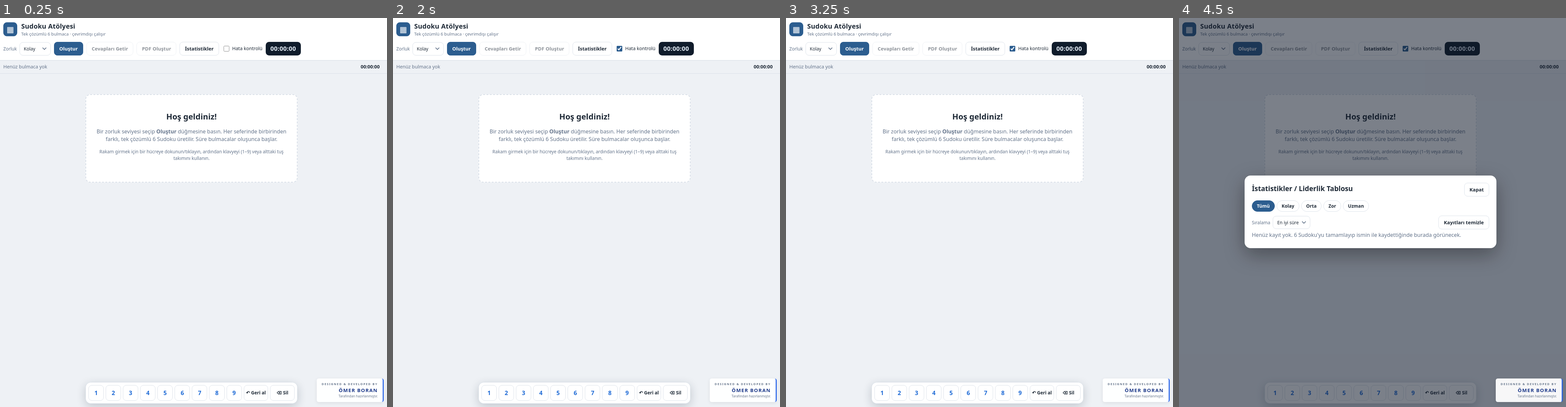
Above: before the commit, frames 1-4 (left to right).
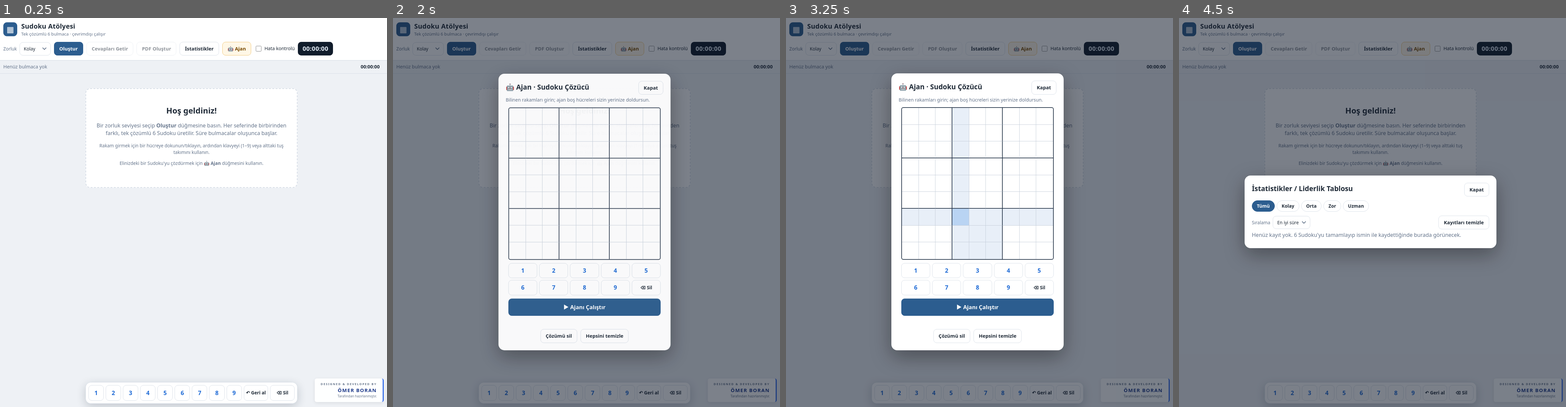
Above: after the commit, the same moments.

Repository: boranofficialtr/sudoku
Game: browser game, page index.html
The game is run twice, just before and just after one commit, with the same random seed, the same clock (stepped at 60 frames per second) and the same inputs.
Inputs (mouse positions are in pixels of both pictures, inside the frame that each line leads up to):
- Up to frame 1 (0.25 s): no input
- Up to frame 2 (2 s): tap Ctrl at 1.1, 1.6 s; click "4" at 1.27 s; click (629, 49) at 1.87 s, where only the run after the commit has a clickable "🤖 Ajan"
- Up to frame 3 (3.25 s): click (994, 251) at 2.02 s; tap Ctrl at 2.1, 2.6, 3.1 s; click (925, 115) at 2.47 s; tap 0 at 2.52 s; click (960, 216) at 3.07 s
- Up to frame 4 (4.5 s): click (1368, 305) at 3.27 s, where only the run after the commit has a clickable "▶ Ajanı Çalıştır"; tap Escape at 3.52 s; tap Ctrl at 3.6, 4.1 s; click "1" at 3.67 s; click "İstatistikler" at 4.27 s

The runs differ from the first frame. In frame 1, 2.6% of the frame differs, in the area x 22-98%, y 6-99%; in frame 2, 72%, in the area x 0-100%, y 0-100%; in frame 3, 72%; in frame 4, 2.8%.

Commit message:
Update index.html

Diff:
--- a/index.html
+++ b/index.html
@@ -12,29 +12,14 @@
  MİMARİ
  ------
  1) MOTOR (ENGINE START/END arası, DOM'a bağımlı değil)
-    - RNG            : crypto.getRandomValues tabanlı, yanlılıksız rastgele sayı üreteci
-    - solveGrid      : bit maskeli, MRV sezgisel backtracking çözücü (rastgele sıralı olabilir)
-    - countSolutions : çözüm sayısını (limit=2) sayan backtracking → TEK ÇÖZÜM kontrolü
-    - humanGrade     : insan tekniği çözücü. Teknik seviyeleri:
-                         1 = Çıplak/Gizli tek (naked/hidden single)
-                         2 = Kilitli adaylar (pointing/claiming), çıplak/gizli ikili
-                         3 = Çıplak/Gizli üçlü ve dörtlü, X-Wing, Swordfish, XY-Wing
-                         4 = Yukarıdakilerle çözülemiyor (deneme-yanılma gerekir)
-    - carve          : tam çözümden hücre silerek bulmaca üretir (Kolay, Uzman). Her silme
-                       sonrası bulmacanın TEK çözümlü ve hedef teknik seviyesinde kalması
-                       denetlenir. Rastgele silme YOK.
-    - carveByAdding  : Orta/Zor için: çözülemez minimal bulmacaya, ilk çözülebilir olana kadar
-                       ipucu eklenir (bulmaca hedef tekniğin tam sınırında kalır).
-    - transform      : satır/sütun/bant permütasyonu, transpoz, rakam yeniden adlandırma
-                       (çözüm sayısını ve tekniksel zorluğu değiştirmeyen dönüşümler)
-    - verifyPuzzle   : üretilen her bulmaca için nihai doğrulama (tek çözüm + tutarlılık)
-    - cyrb53 hash    : her bulmaca için benzersiz kimlik; localStorage'daki geçmişle
-                       karşılaştırılarak tekrar engellenir
- 2) OYUN DURUMU  : G nesnesi, localStorage'a otomatik kaydedilir (yenilemede devam)
+    - RNG, solveGrid, countSolutions, humanGrade, carve, carveByAdding,
+      transform, verifyPuzzle, cyrb53 (bkz. kod içi açıklamalar)
+ 2) OYUN DURUMU  : G nesnesi, localStorage'a otomatik kaydedilir
  3) ARAYÜZ       : 6 tahta, klavye + ekran tuş takımı, vurgulamalar, geri al
- 4) ZAMANLAYICI  : performance.now() tabanlı (monoton), sekme gizlenince durur
- 5) PDF          : Harici kütüphane YOK. Vektörel A4 PDF doğrudan üretilir (2x3 düzen)
- 6) KAYITLAR     : tamamlama ekranı, isim kaydı, liderlik tablosu (localStorage)
+ 4) ZAMANLAYICI  : performance.now() tabanlı, sekme gizlenince durur
+ 5) PDF          : Harici kütüphane YOK, vektörel A4 PDF (2x3 düzen)
+ 6) KAYITLAR     : tamamlama ekranı, isim kaydı, liderlik tablosu
+ 7) AJAN         : Elle girilen sudokuyu çözen bulmaca çözücü (solveGrid kullanır)
 =====================================================================
 -->
 <style>
@@ -90,6 +75,8 @@
 .btn.primary:hover:not(:disabled){background:var(--primary-d);border-color:var(--primary-d)}
 .btn.danger{background:#c0392b;border-color:#c0392b;color:#fff}
 .btn.danger:hover:not(:disabled){background:#a93226;border-color:#a93226}
+.btn.agent{background:#fff7e6;border-color:#f0c36d;color:#7a4b00}
+.btn.agent:hover:not(:disabled){background:#ffefc9;border-color:#e3b04a}
 .check{display:flex;align-items:center;gap:6px;font-size:.88rem;color:var(--ink);cursor:pointer;user-select:none}
 .check input{width:17px;height:17px;accent-color:var(--primary)}
 .timer{
@@ -147,6 +134,15 @@
 .cell.err{background:var(--err-bg);color:var(--err)}
 .cell.sel{background:var(--sel)}
 .cell:hover:not(.sel){filter:brightness(.97)}
+
+/* Geniş ekran: 3 + 3 düzen, iki satır ekrana sığacak şekilde boyutlanır */
+@media(min-width:900px){
+  main{padding-top:14px;padding-bottom:14px}
+  .boards{grid-template-columns:repeat(3,minmax(0,1fr));gap:14px 18px;justify-items:center}
+  .board-card{max-width:clamp(250px,calc((100vh - 330px) / 2),480px);padding:9px 11px 11px}
+  .board-head{margin-bottom:6px}
+  .board-head h2{font-size:.95rem}
+}
 
 .empty{
   text-align:center;background:#fff;border:2px dashed var(--line);border-radius:var(--radius);
@@ -221,6 +217,18 @@
 }
 .toast.show{transform:translate(-50%,0)}
 
+/* ---------- Ajan (bulmaca çözücü) ---------- */
+.modal.agent{width:min(100%,520px)}
+.agent-board{max-width:min(100%,56vh,460px);margin:12px auto 0}
+.apad{display:grid;grid-template-columns:repeat(5,1fr);gap:6px;max-width:min(100%,460px);margin:10px auto 0}
+.apad .nbtn{padding:9px 0}
+.apad .nbtn.del{color:var(--ink);font-size:.86rem}
+.agmsg{min-height:1.4em;margin:10px auto 0;max-width:460px;text-align:center;font-size:.9rem;font-weight:600;color:var(--muted)}
+.agmsg.ok{color:var(--ok)}
+.agmsg.err{color:var(--err)}
+.agrun{display:block;width:100%;max-width:460px;margin:10px auto 0;padding:13px 10px;font-size:1.05rem}
+.agsub{display:flex;gap:10px;justify-content:center;flex-wrap:wrap;margin-top:10px}
+
 @media(max-width:640px){
   .controls{width:100%;display:grid;grid-template-columns:1fr 1fr;gap:8px}
   .controls .field{grid-column:1/-1}
@@ -255,6 +263,7 @@
     <button class="btn" id="btnReveal" type="button">Cevapları Getir</button>
     <button class="btn" id="btnPdf" type="button">PDF Oluştur</button>
     <button class="btn" id="btnStats" type="button">İstatistikler</button>
+    <button class="btn agent" id="btnAgent" type="button">🤖 Ajan</button>
     <label class="check"><input type="checkbox" id="chkErrors"> Hata kontrolü</label>
     <div class="timer js-timer" id="timer" title="Geçen süre">00:00:00</div>
   </div>
@@ -272,6 +281,7 @@
     <p>Bir zorluk seviyesi seçip <b>Oluştur</b> düğmesine basın. Her seferinde birbirinden farklı,
     tek çözümlü 6 Sudoku üretilir. Süre bulmacalar oluşunca başlar.</p>
     <p class="muted" style="font-size:.85rem">Rakam girmek için bir hücreye dokunun/tıklayın, ardından klavyeyi (1–9) veya alttaki tuş takımını kullanın.</p>
+    <p class="muted" style="font-size:.85rem">Elinizdeki bir Sudoku'yu çözdürmek için <b>🤖 Ajan</b> düğmesini kullanın.</p>
   </div>
   <noscript><p>Bu uygulama JavaScript gerektirir.</p></noscript>
 </main>
@@ -338,6 +348,25 @@
       <button class="btn" id="stClear" type="button">Kayıtları temizle</button>
     </div>
     <div id="stBody"></div>
+  </div>
+</div>
+
+<!-- Ajan: bulmaca çözücü -->
+<div class="overlay" id="ovAgent" hidden>
+  <div class="modal agent" role="dialog" aria-modal="true" aria-labelledby="agTitle">
+    <div class="toolrow">
+      <h2 id="agTitle">🤖 Ajan · Sudoku Çözücü</h2>
+      <button class="btn" id="agClose" type="button">Kapat</button>
+    </div>
+    <p style="font-size:.88rem">Bilinen rakamları girin; ajan boş hücreleri sizin yerinize doldursun.</p>
+    <div class="board agent-board" id="agBoard" role="grid" aria-label="Ajan Sudoku tahtası"></div>
+    <div class="apad" id="agPad" aria-label="Rakam tuş takımı"></div>
+    <button class="btn primary agrun" id="agRun" type="button">▶ Ajanı Çalıştır</button>
+    <div class="agmsg" id="agMsg" aria-live="polite"></div>
+    <div class="agsub">
+      <button class="btn" id="agUnsolve" type="button">Çözümü sil</button>
+      <button class="btn" id="agClear" type="button">Hepsini temizle</button>
+    </div>
   </div>
 </div>
 
@@ -734,10 +763,7 @@
   }
 }
 
-/* ---- Zorluk seviyesi ayarları ----
-   maxLevel : silme sırasında izin verilen en zor teknik
-   minGrade : bulmacanın gerektirmesi gereken en az teknik seviyesi
-   clues    : hedef ipucu (dolu hücre) aralığı                                  */
+/* ---- Zorluk seviyesi ayarları ---- */
 const LEVELS = {
   kolay: { name: 'Kolay', maxLevel: 1, minGrade: 1, clues: [36, 41], expert: false, method: 'remove' },
   orta:  { name: 'Orta',  maxLevel: 2, minGrade: 2, clues: [22, 25], expert: false, method: 'add' },
@@ -756,8 +782,7 @@
   }
 }
 
-/* ---- Tam çözümden kontrollü hücre silme ----
-   Her silme: bulmaca (a) hâlâ TEK çözümlü ve (b) izin verilen tekniklerle çözülebilir olmalı. */
+/* ---- Tam çözümden kontrollü hücre silme ---- */
 async function carve(solution, cfg) {
   const grid = Array.from(solution);
   const order = RNG.shuffle(Array.from({ length: 81 }, (_, i) => i));
@@ -782,11 +807,7 @@
   return { grid, clues, grade };
 }
 
-/* ---- Orta / Zor için: "ipucu ekleyerek" üretim ----
-   1) Tek çözümlü, minimal bir bulmaca üretilir (genelde ileri teknik gerektirir).
-   2) İzin verilen tekniklerle (maxLevel) çözülemiyorsa, rastgele sırayla ÇÖZÜMDEN
-      ipucu geri eklenir; bulmaca ilk kez çözülebilir olduğu anda durulur.
-   Böylece bulmaca, hedef seviyedeki tekniğe "tam sınırda" kalır. Ekleme tek çözümlülüğü bozmaz. */
+/* ---- Orta / Zor için: "ipucu ekleyerek" üretim ---- */
 async function carveByAdding(solution, cfg) {
   const base = await carve(solution, { clues: cfg.clues, expert: true, minGrade: 0, maxLevel: 3 });
   const grid = base.grid;
@@ -922,7 +943,8 @@
 function currentElapsed() { return timerRunning ? elapsedBase + (performance.now() - tickBase) : elapsedBase; }
 function startTimer() { if (timerRunning) return; tickBase = performance.now(); timerRunning = true; }
 function stopTimer() { if (!timerRunning) return; elapsedBase += performance.now() - tickBase; timerRunning = false; }
-function timerShouldRun() { return !!G && !G.completed && !G.revealed && !generating && !document.hidden; }
+function agentOpen() { const o = document.getElementById('ovAgent'); return !!o && !o.hidden; }
+function timerShouldRun() { return !!G && !G.completed && !G.revealed && !generating && !document.hidden && !agentOpen(); }
 function resumeTimerIfNeeded() { if (timerShouldRun()) startTimer(); }
 function fmtTime(ms) {
   const s = Math.max(0, Math.floor(ms / 1000));
@@ -1091,6 +1113,7 @@
   $('#btnReveal').disabled = busy || !G || G.completed;
   $('#btnReveal').textContent = (G && G.answersVisible) ? 'Cevapları Gizle' : 'Cevapları Getir';
   $('#btnPdf').disabled = busy || !G;
+  $('#btnAgent').disabled = busy;
 }
 
 /* ---- Girdi işlemleri ---- */
@@ -1214,6 +1237,7 @@
     $('#genBar').style.width = '100%';
     generating = false;
     newGame(diff, puzzles);
+    window.scrollTo(0, 0);
   } catch (e) {
     console.error(e);
     generating = false;
@@ -1238,6 +1262,166 @@
   }
   G.answersVisible = true;
   persist(); refreshAll(); updateTimerDisplay();
+}
+
+/* ======================================================================
+   AJAN  –  Elle girilen Sudoku'yu çözen bulmaca çözücü
+   ====================================================================== */
+const AG = { grid: new Array(81).fill(0), auto: new Array(81).fill(false), sel: -1, busy: false, cells: [] };
+
+function agMsg(text, kind) {
+  const m = $('#agMsg');
+  m.textContent = text || '';
+  m.className = 'agmsg' + (kind ? ' ' + kind : '');
+}
+
+// Kullanıcının girdiği rakamlar arasındaki çakışmalar (aynı satır/sütun/kutuda tekrar)
+function agConflicts() {
+  const bad = new Array(81).fill(false);
+  let any = false;
+  for (let i = 0; i < 81; i++) {
+    const v = AG.grid[i];
+    if (!v || AG.auto[i]) continue;
+    const P = PEERS[i];
+    for (let k = 0; k < 20; k++) {
+      const p = P[k];
+      if (AG.grid[p] === v && !AG.auto[p]) { bad[i] = true; any = true; break; }
+    }
+  }
+  return { bad, any };
+}
+
+function agRender() {
+  const { bad } = agConflicts();
+  const s = AG.sel;
+  const sv = s >= 0 ? AG.grid[s] : 0;
+  for (let i = 0; i < 81; i++) {
+    const v = AG.grid[i];
+    let cls = CELLBASE[i];
+    if (v) cls += AG.auto[i] ? ' answer' : ' given';
+    if (bad[i]) cls += ' err';
+    if (s >= 0) {
+      if (i === s) cls += ' sel';
+      else {
+        if (ROWOF[i] === ROWOF[s] || COLOF[i] === COLOF[s] || BOXOF[i] === BOXOF[s]) cls += ' peer';
+        if (sv && v === sv) cls += ' same';
+      }
+    }
+    const c = AG.cells[i];
+    if (c.className !== cls) c.className = cls;
+    const t = v ? String(v) : '';
+    if (c.textContent !== t) c.textContent = t;
+  }
+}
+
+function agSet(v) {
+  if (AG.busy || AG.sel < 0) return;
+  AG.grid[AG.sel] = v;
+  AG.auto[AG.sel] = false;
+  agMsg('');
+  agRender();
+}
+function agMove(dr, dc) {
+  if (AG.busy) return;
+  if (AG.sel < 0) { AG.sel = 40; agRender(); return; }
+  const r = Math.min(8, Math.max(0, ROWOF[AG.sel] + dr)), c = Math.min(8, Math.max(0, COLOF[AG.sel] + dc));
+  AG.sel = r * 9 + c;
+  agRender();
+}
+function agUnsolve() {
+  if (AG.busy) return;
+  for (let i = 0; i < 81; i++) if (AG.auto[i]) { AG.grid[i] = 0; AG.auto[i] = false; }
+  agMsg('');
+  agRender();
+}
+function agClear() {
+  if (AG.busy) return;
+  AG.grid.fill(0); AG.auto.fill(false); AG.sel = -1;
+  agMsg('');
+  agRender();
+}
+
+async function agRun() {
+  if (AG.busy) return;
+  agUnsolve();                                           // önceki çözümü temizle, yalnızca elle girilenleri kullan
+  const { any } = agConflicts();
+  if (any) { agMsg('Girdiğiniz rakamlarda çakışma var (kırmızı hücreler). Önce düzeltin.', 'err'); return; }
+  const puz = AG.grid.slice();
+  const clues = puz.reduce((n, v) => n + (v ? 1 : 0), 0);
+  if (clues === 81) { agMsg('Bulmaca zaten dolu ve geçerli.', 'ok'); return; }
+  AG.busy = true;
+  $('#agRun').disabled = true;
+  agMsg('Ajan çalışıyor…');
+  await new Promise(r => setTimeout(r, 40));            // arayüzün güncellenmesine izin ver
+  let sol = null, count = 0;
+  try {
+    sol = solveGrid(puz, false);
+    if (sol) count = countSolutions(puz, 2);
+  } catch (e) { console.error(e); }
+  if (!sol) {
+    AG.busy = false; $('#agRun').disabled = false;
+    agMsg('Bu bulmacanın çözümü yok. Girdiğiniz rakamları kontrol edin.', 'err');
+    return;
+  }
+  const empties = [];
+  for (let i = 0; i < 81; i++) if (!puz[i]) empties.push(i);
+  const delay = Math.max(4, Math.min(30, Math.floor(1200 / empties.length)));
+  for (const i of empties) {                            // hücreleri sırayla doldur (küçük animasyon)
+    if (!agentOpen()) break;
+    AG.grid[i] = sol[i]; AG.auto[i] = true;
+    agRender();
+    await new Promise(r => setTimeout(r, delay));
+  }
+  AG.busy = false;
+  $('#agRun').disabled = false;
+  agRender();
+  if (count >= 2) agMsg('Çözüldü, ancak bu bulmacanın birden fazla çözümü var; biri gösteriliyor.', 'ok');
+  else agMsg('Çözüldü! Ajan ' + empties.length + ' boş hücreyi doldurdu.', 'ok');
+}
+
+function agOpen() {
+  if (generating) return;
+  stopTimer();                                          // oyun süresi ajan açıkken durur
+  persist();
+  show('#ovAgent');
+  agRender();
+}
+function agClose() {
+  hide('#ovAgent');
+  resumeTimerIfNeeded();
+}
+function agBuild() {
+  const board = $('#agBoard');
+  for (let i = 0; i < 81; i++) {
+    const c = el('div', CELLBASE[i]);
+    c.dataset.i = i;
+    c.setAttribute('role', 'gridcell');
+    board.append(c); AG.cells.push(c);
+  }
+  board.addEventListener('click', e => {
+    const c = e.target.closest('.cell');
+    if (!c || AG.busy) return;
+    AG.sel = +c.dataset.i;
+    agRender();
+  });
+  const pad = $('#agPad');
+  for (let n = 1; n <= 9; n++) {
+    const b = el('button', 'nbtn', String(n));
+    b.type = 'button'; b.dataset.n = n; b.setAttribute('aria-label', 'Rakam ' + n);
+    pad.append(b);
+  }
+  const del = el('button', 'nbtn del', '⌫ Sil');
+  del.type = 'button'; del.dataset.n = 0;
+  pad.append(del);
+  pad.addEventListener('click', e => {
+    const b = e.target.closest('button');
+    if (b) agSet(+b.dataset.n);
+  });
+  $('#btnAgent').onclick = agOpen;
+  $('#agClose').onclick = agClose;
+  $('#agRun').onclick = agRun;
+  $('#agUnsolve').onclick = agUnsolve;
+  $('#agClear').onclick = agClear;
 }
 
 /* ======================================================================
@@ -1441,6 +1625,7 @@
   $('#difficulty').value = LEVELS[prefs.difficulty] ? prefs.difficulty : 'kolay';
   $('#chkErrors').checked = !!prefs.errors;
   buildNumpad();
+  agBuild();
 
   $('#btnGenerate').onclick = onGenerate;
   $('#btnReveal').onclick = onReveal;
@@ -1472,7 +1657,18 @@
       if (!$('#ovConfirm').hidden) { $('#cfNo').click(); return; }
       if (!$('#ovStats').hidden) { hide('#ovStats'); return; }
       if (!$('#ovDone').hidden) { $('#dnSkip').click(); return; }
+      if (agentOpen()) { agClose(); return; }
       if (sel) { const b = sel.b; sel = null; refreshBoard(b); }
+      return;
+    }
+    // Ajan penceresi açıkken klavye girişi ajan tahtasına gider
+    if (agentOpen()) {
+      const onlyAgent = ['ovConfirm', 'ovStats', 'ovDone', 'ovGen'].every(id => $('#' + id).hidden);
+      if (!onlyAgent || e.ctrlKey || e.metaKey || e.altKey) return;
+      if (/^[1-9]$/.test(e.key)) { e.preventDefault(); agSet(+e.key); return; }
+      if (e.key === 'Backspace' || e.key === 'Delete' || e.key === '0') { e.preventDefault(); agSet(0); return; }
+      const mv2 = { ArrowUp: [-1, 0], ArrowDown: [1, 0], ArrowLeft: [0, -1], ArrowRight: [0, 1] }[e.key];
+      if (mv2) { e.preventDefault(); agMove(mv2[0], mv2[1]); }
       return;
     }
     if (modalOpen()) return;
@@ -1520,30 +1716,32 @@
 
 if (typeof document !== 'undefined' && document.getElementById('boards')) init();
 </script>
- <!-- Hazırlayan Bilgisi -->
+
+<!-- Hazırlayan Bilgisi -->
 <div class="creator-signature">
-    <span class="creator-line"></span>
     <span class="creator-label">DESIGNED & DEVELOPED BY</span>
     <strong>ÖMER BORAN</strong>
     <span class="creator-subtitle">Tarafından hazırlanmıştır.</span>
 </div>
 
 <style>
+/* Varsayılan (telefon/tablet): sayfa akışının sonunda, tuş takımının ÜSTÜNDE durur, hiçbir şeyin üstüne binmez */
 .creator-signature {
-    position: fixed;
-    bottom: 15px;
-    right: 20px;
-    z-index: 9999;
+    position: static;
     display: flex;
     flex-direction: column;
-    align-items: flex-end;
+    align-items: center;
+    width: fit-content;
+    max-width: calc(100% - 32px);
+    margin: 22px auto 0;
     font-family: 'Segoe UI', Arial, sans-serif;
-    padding: 10px 15px;
+    padding: 10px 18px;
     background: rgba(255, 255, 255, 0.94);
-    border-right: 3px solid #2563eb;
+    border-bottom: 3px solid #2563eb;
     border-radius: 6px;
     box-shadow: 0 3px 12px rgba(0,0,0,0.08);
     line-height: 1.5;
+    text-align: center;
 }
 
 .creator-label {
@@ -1563,6 +1761,21 @@
 .creator-subtitle {
     font-size: 10px;
     color: #64748b;
+}
+
+/* Geniş ekranda (bilgisayar) sağ alta sabitlenir; tuş takımıyla çakışmaz */
+@media (min-width: 1100px) {
+    .creator-signature {
+        position: fixed;
+        bottom: 15px;
+        right: 20px;
+        z-index: 9;
+        margin: 0;
+        align-items: flex-end;
+        text-align: right;
+        border-bottom: 0;
+        border-right: 3px solid #2563eb;
+    }
 }
 
 @media print {
